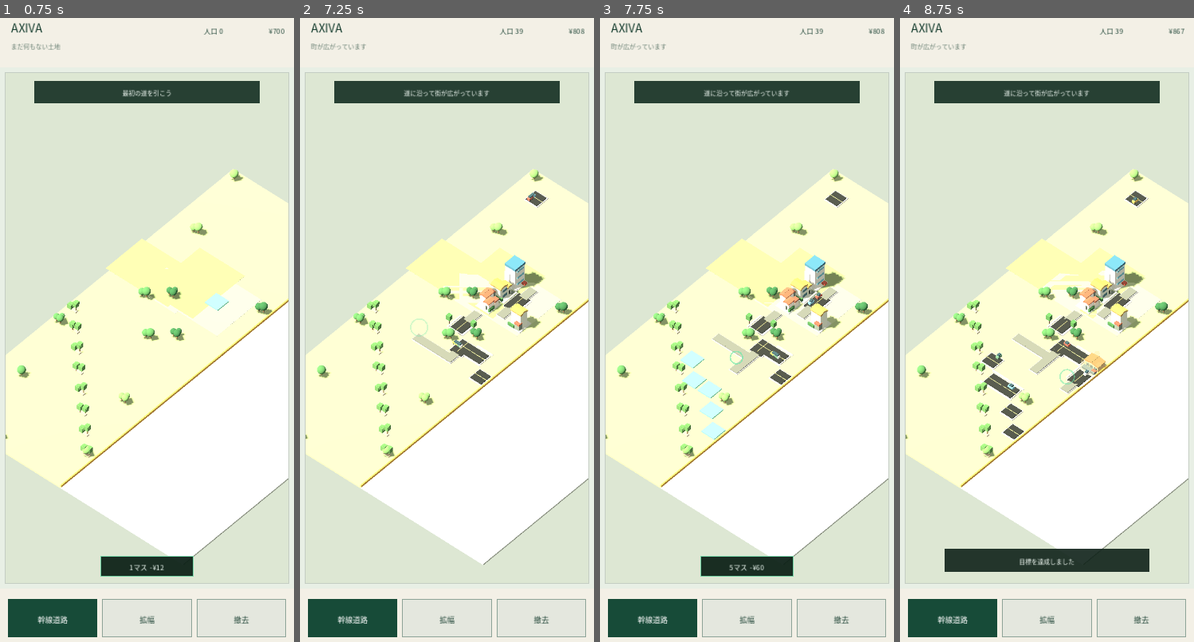
Above: before the commit, frames 1-4 (left to right).
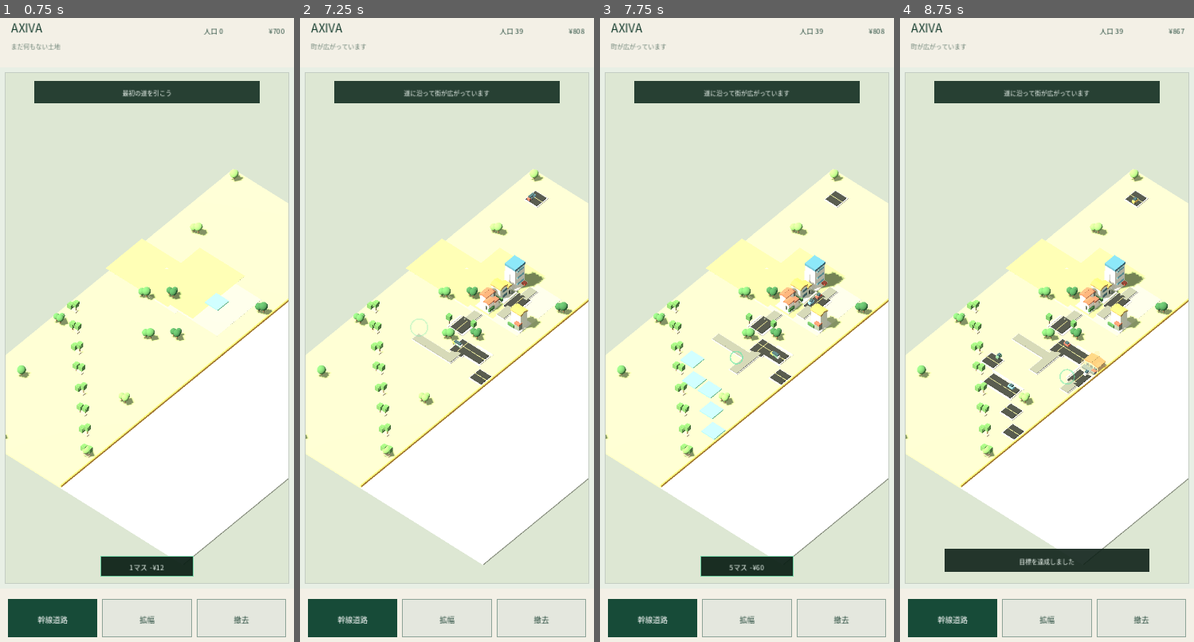
Above: after the commit, the same moments.

Repository: 48wr9f4wgp-lab/machi-loop
Game: Godot game, scene res://main.tscn
Same seed, same stepped clock (60 frames per second), same inputs: the game is played once before the commit and once after it.
Inputs (mouse positions are in pixels of both pictures, inside the frame that each line leads up to):
- Up to frame 1 (0.75 s): tap Enter at 0.5 s; move the mouse to (211, 298) at 0.52 s; click (211, 298) at 0.67 s
- Up to frame 2 (7.25 s): drag from (388, 367) to (432, 461) at 1.27 s; move the mouse to (476, 192) at 2.02 s; click (476, 192) at 2.17 s; drag from (432, 461) to (358, 236) at 2.77 s; move the mouse to (535, 429) at 3.52 s; click (535, 429) at 3.67 s; drag from (358, 236) to (402, 174) at 4.27 s; move the mouse to (461, 330) at 5.02 s; click (461, 330) at 5.17 s; drag from (402, 174) to (388, 367) at 5.77 s; move the mouse to (511, 298) at 6.52 s; click (511, 298) at 6.67 s
- Up to frame 3 (7.75 s): drag from (688, 367) to (732, 461) at 7.27 s
- Up to frame 4 (8.75 s): move the mouse to (1076, 192) at 8.02 s; click (1076, 192) at 8.17 s

Frame 1 is identical in both runs. In frame 2, 0.4% of the frame differs, in the area x 6-92%, y 28-85%; in frame 3, 0.1%; in frame 4, 0.5%, in the area x 48-80%, y 39-60%.

Commit message:
Enable v0.31 device stability pass

Diff:
--- a/main.gd
+++ b/main.gd
@@ -1 +1 @@
-extends "res://main_v30_fresh_test_mode.gd"
+extends "res://main_v31_device_stability.gd"
